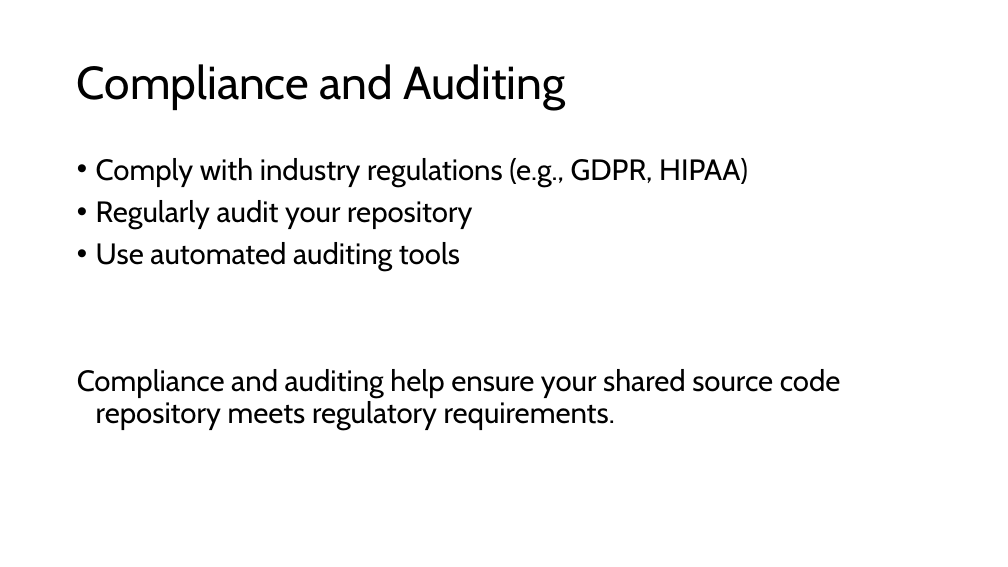
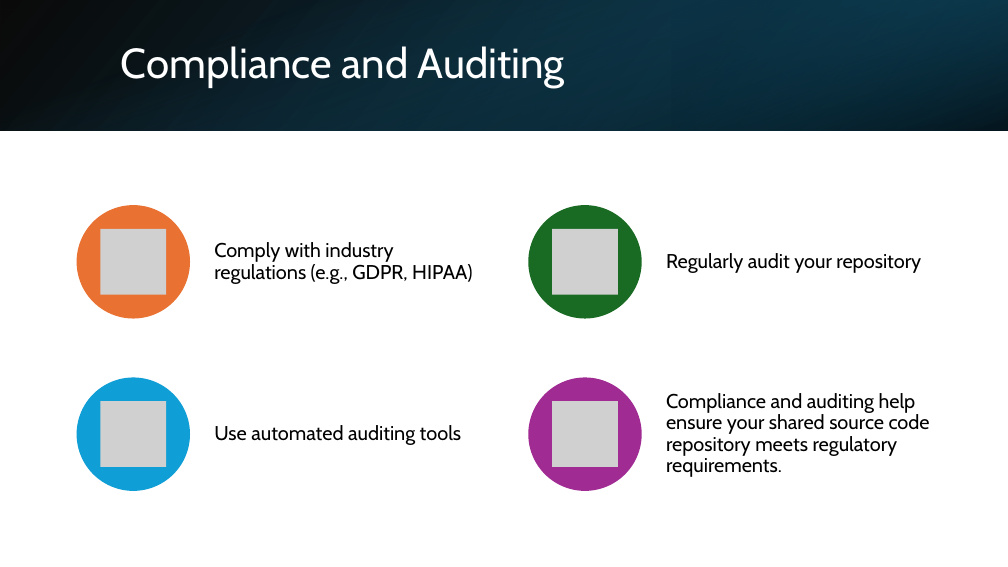
Before and after one commit to Ken-Smit/CSD-380, a slide deck: slide 7 of Module-11/smith-mod11.pptx. Drawn at 1008x567 pixels with LibreOffice and Linux fonts; fonts in the diff are those of the drawing; grey boxes stand for pictures. Boxes give left, top, right and bottom in pixels: in the first picture for what was removed or moved away, otherwise in the second. Text is boxed around its words. In the diff, an @@ line names an element or a change of style, - is before the commit and + after.

```diff
--- a/Module-11/smith-mod11.pptx
+++ b/Module-11/smith-mod11.pptx
@@ rectangle added at [0,0,1008,130], fill gradient #000000 to #104862 @@
@@ rectangle added at [0,0,1008,130], fill gradient #156082 to #000000 @@
@@ title "Compliance and Auditing": place and size @@
-title "Compliance and Auditing" at [77,64,566,110]
+title "Compliance and Auditing" at [121,46,565,88]
@@ title "Compliance and Auditing" at [121,46,565,88]: size 44 to 40 pt, text colour #000000 to #FFFFFF @@
@@ rectangle added at [672,0,1008,130], fill gradient #0B3041 to #156082 @@
@@ text removed at [77,158,841,430] @@
-• Comply with industry regulations (e.g., GDPR, HIPAA)
-• Regularly audit your repository
-• Use automated auditing tools
-Compliance and auditing help ensure your shared source code repository meets regulatory requirements.
@@ group added at [76,205,930,491]: 4 ellipses, 4 pictures, 4 texts @@
+Comply with industry regulations (e.g., GDPR, HIPAA)
+Regularly audit your repository
+Use automated auditing tools
+Compliance and auditing help ensure your shared source code repository meets regulatory requirements.
```
Also in this commit, not shown: 9 other slides changed, 3 other files.
